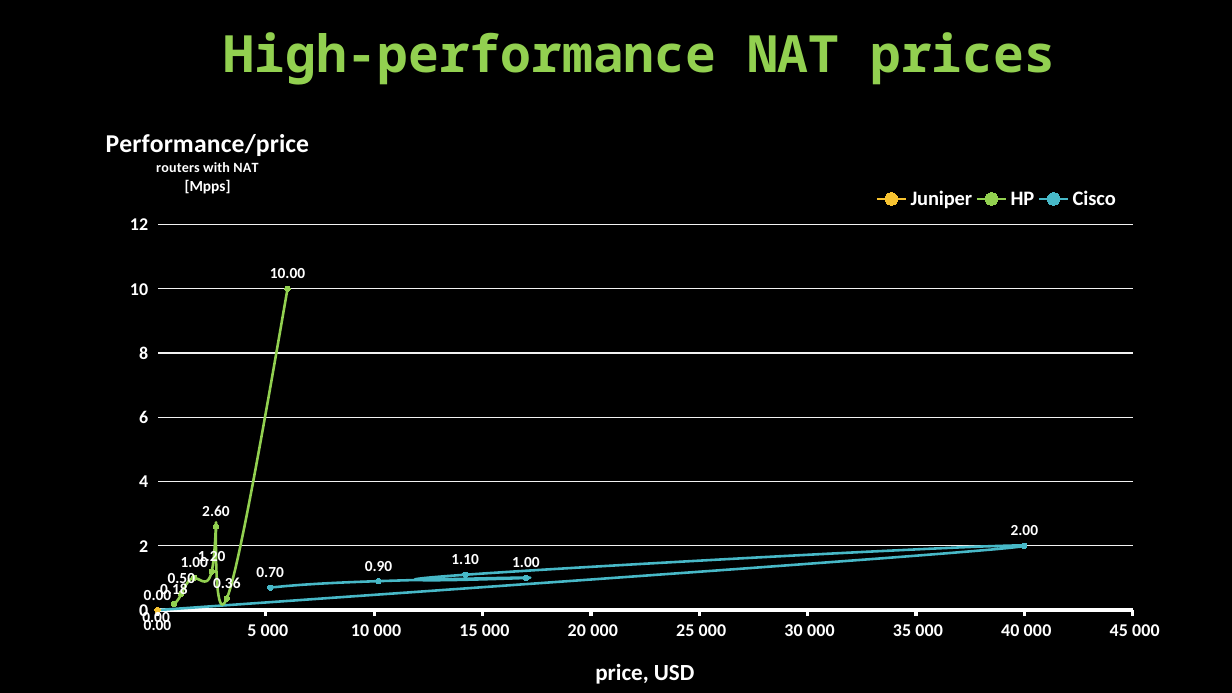
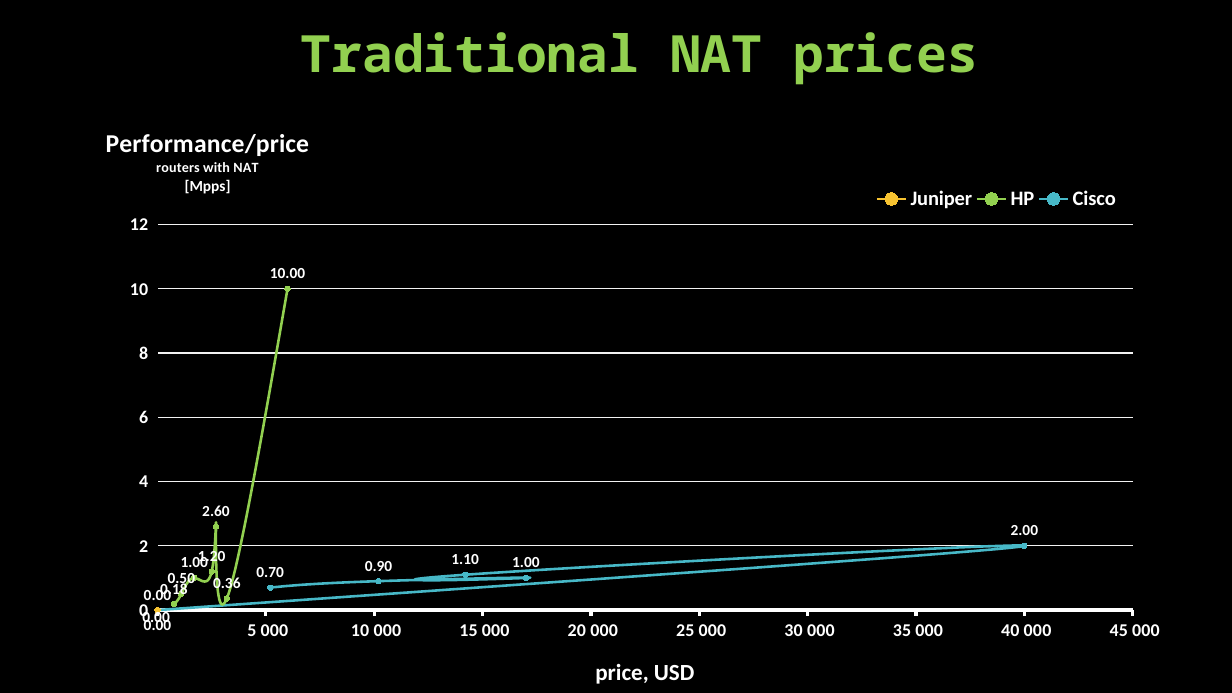
Before and after one commit to denis-plotnikov/nat_results, a slide deck: slide 10 of Network Address Translator presentation.pptx. Drawn at 1232x693 pixels with LibreOffice and Linux fonts; fonts in the diff are those of the drawing. Boxes give left, top, right and bottom in pixels: in the first picture for what was removed or moved away, otherwise in the second. Text is boxed around its words. In the diff, an @@ line names an element or a change of style, - is before the commit and + after.

```diff
--- a/Network Address Translator presentation.pptx
+++ b/Network Address Translator presentation.pptx
@@ text at (301,32,978,85): text changed @@
-High-performance NAT prices
+Traditional NAT prices
```
Also in this commit, not shown: 10 other slides changed, 2 other files.
